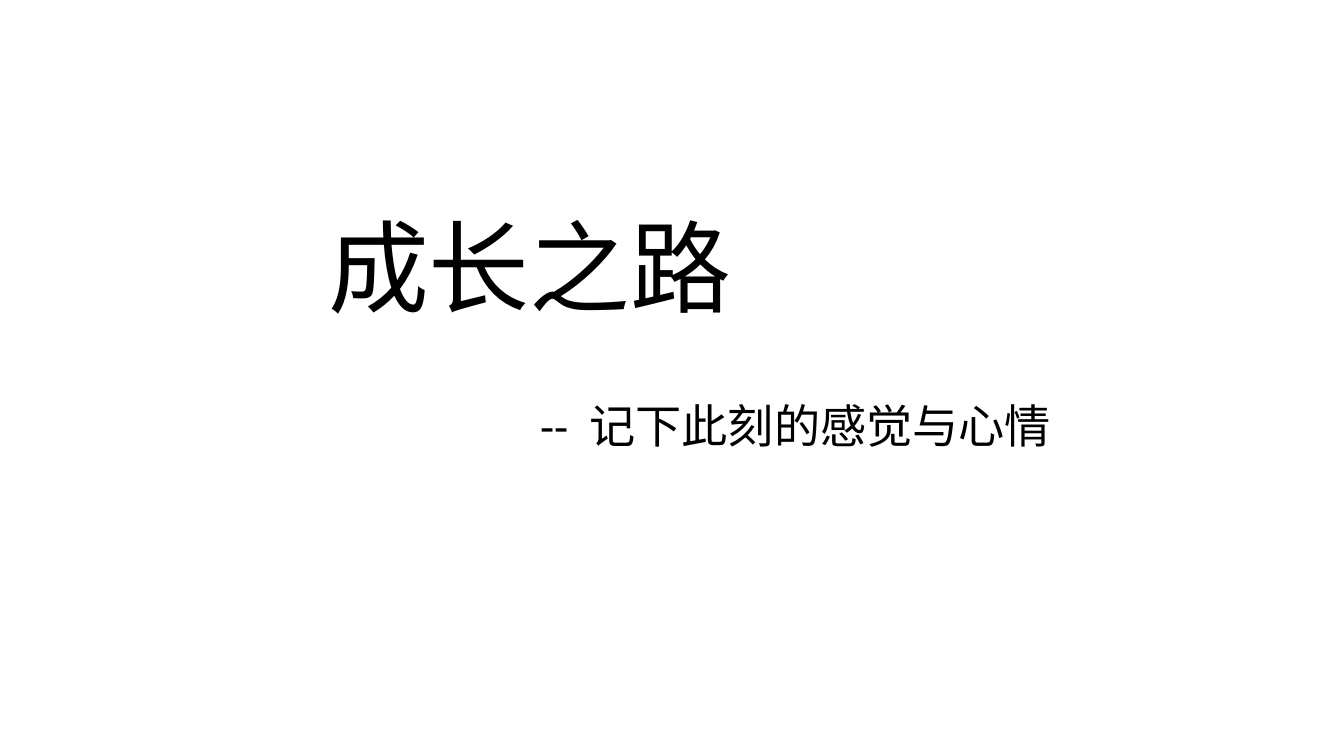
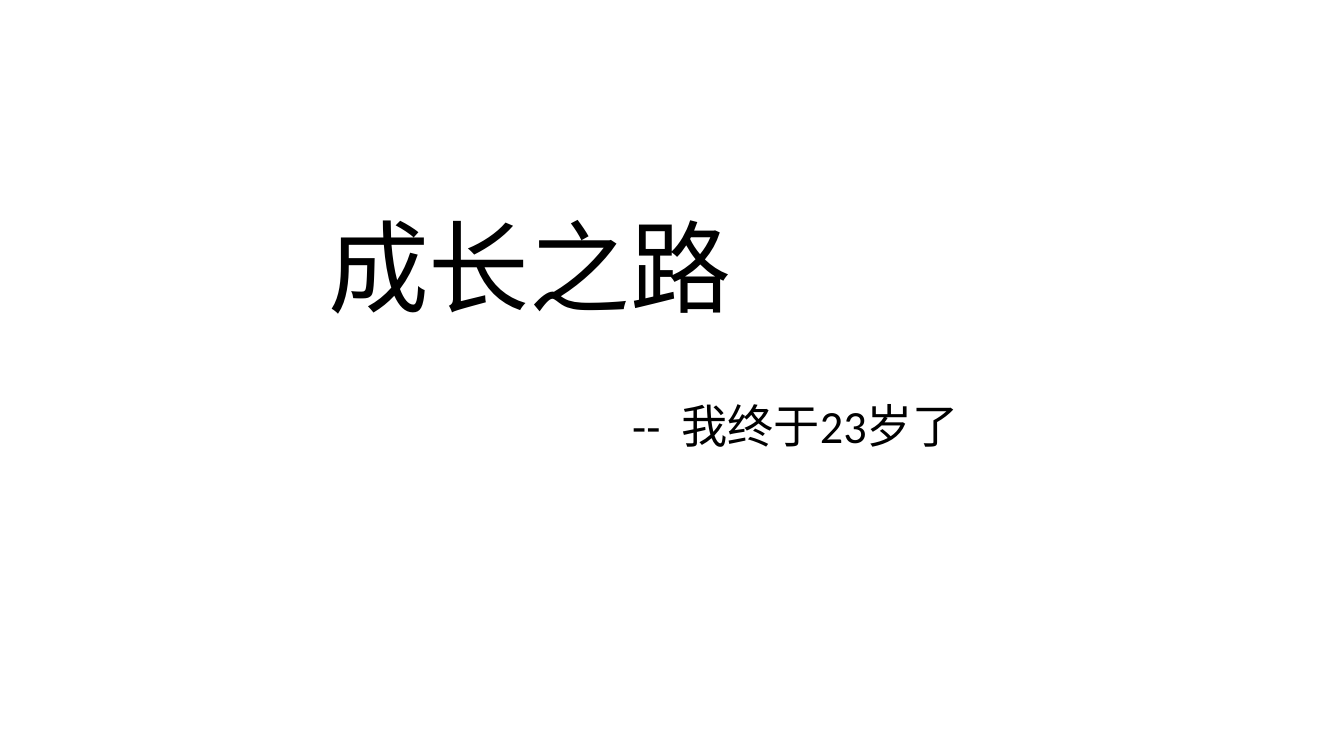
Before and after one commit to Kate-liu/Coder-Working, a slide deck: slide 1 of 9-Self article/标题Deno.pptx. Drawn at 1344x756 pixels with LibreOffice and Linux fonts; fonts in the diff are those of the drawing. Boxes give left, top, right and bottom in pixels: in the first picture for what was removed or moved away, otherwise in the second. Text is boxed around its words. In the diff, an @@ line names an element or a change of style, - is before the commit and + after.

```diff
--- a/9-Self article/标题Deno.pptx
+++ b/9-Self article/标题Deno.pptx
@@ subtitle at [681,404,959,447]: text changed @@
--- 记下此刻的感觉与心情
+-- 我终于23岁了
```
Also in this commit, not shown: 2 other files.
